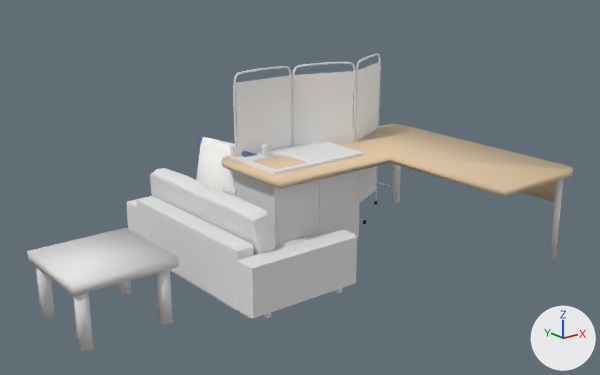
Before and after pictures for a commit that changed the FBX model ECOE sim/Assets/Art/Environment/Furniture_Large/Furniture_Large.fbx.
Camera for both pictures: a camera (50 mm lens) standing at (-3.88, -5.75, 2.7) and looking at (0.41, -0.38, 0.56). Lighting does not change. The marker at lower right points along +X, +Y and +Z. The picture after the commit comes second. The same objects are shown in both versions, whatever each file hides. Where no turn or scale is listed for an object, it has been applied to the vertices. Vertices at exactly the same position are counted once.

The older version as bpy lines, for what is in view:
```python
ob_bincircular = bpy.data.objects.new('BinCircular', me_circle_009)
ob_bincircular.location = (0.0, 0.0, 0.0)
ob_desktopclinic = bpy.data.objects.new('DesktopClinic', me_desktop_001)
ob_desktopclinic.location = (0.0, 0.0, 0.0)
ob_privacyscreen = bpy.data.objects.new('PrivacyScreen', me_cube_001)
ob_privacyscreen.location = (0.0, 0.0, 0.0)
ob_sink = bpy.data.objects.new('Sink', me_cube_021)
ob_sink.location = (0.0, 0.0, 0.0)
ob_smalltable = bpy.data.objects.new('SmallTable', me_cube_045)
ob_smalltable.location = (0.0, 0.0, 0.0)
ob_sofa = bpy.data.objects.new('Sofa', me_cube_164)
ob_sofa.location = (0.0, 0.0, 0.0)
ob_stretcher = bpy.data.objects.new('Stretcher ', me_cube)
ob_stretcher.location = (0.0, 0.0, 0.0)
```
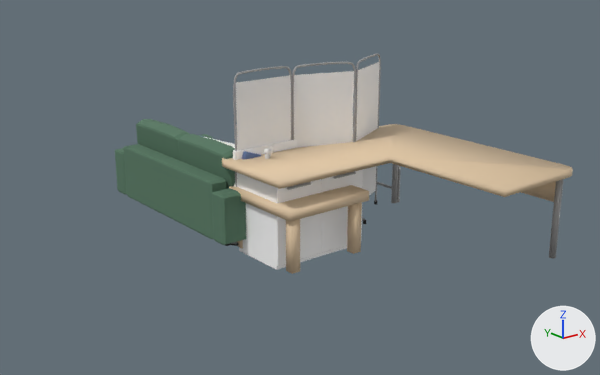
What differs and where, as boxes (x1, y1, x2, y2) in the pictures (600 x 375 px):
'Sofa', recoloured, moved: before (126, 168, 357, 319); after (115, 119, 246, 245)
'SmallTable', recoloured, moved: before (27, 228, 178, 352); after (229, 185, 369, 274)
'Sink', recoloured, moved: before (230, 138, 364, 245); after (233, 140, 363, 270)
'Stretcher ', recoloured: (201, 136, 401, 202) in both
'BinCircular', recoloured: (222, 188, 237, 246) in both

Edits to the bpy script that builds the scene:
```text
Change mat_m_metal_brushed:
    mat_m_metal_brushed.base_color: (0.8, 0.8, 0.8) -> (0.352, 0.352, 0.352)  # white #e7e7e7 -> grey #a0a0a0
Add mat_m_sofa_cloth:
    mat_m_sofa_cloth = principled_material('M_Sofa_Cloth')
    mat_m_sofa_cloth.base_color = (0.096, 0.191, 0.124)  # dark green #577963
    mat_m_sofa_cloth.roughness = 1.0
Change me_cube_021:
    used by ob_sink; location = (0.0, 0.0, 0.0)
    remove me_cube_021.from_pydata(...)  # 705 vertices, 692 faces; spans x -0.02..0.96, y -0.6..0.05, z 0.0..1.97
    add me_cube_021.from_pydata(...)  # 705 vertices, 692 faces; spans x -0.01..0.97, y -0.63..0.02, z -0.04..1.94
    me_cube_021 part 1: the whole mesh is moved by (0.01, -0.03, -0.04)
Change me_cube_164:
    used by ob_sofa; location = (0.0, 0.0, 0.0)
    remove me_cube_164.from_pydata(...)  # 688 vertices, 392 faces; spans x -0.56..0.54, y -1.01..1.0, z -0.26..0.61
    add me_cube_164.from_pydata(...)  # 688 vertices, 392 faces; spans x -0.22..0.88, y -0.14..1.87, z 0.0..0.87
    me_cube_164 part 3: the whole mesh is moved by (0.34, 0.87, 0.26)
    add me_cube_164.materials.append(mat_m_sofa_cloth)  # dark green #577963
Change me_cube_045:
    used by ob_smalltable; location = (0.0, 0.0, 0.0)
    remove me_cube_045.from_pydata(...)  # 40 vertices, 30 faces; spans x -1.735..-0.87, y -0.466..0.387, z -0.29..0.262
    add me_cube_045.from_pydata(...)  # 40 vertices, 30 faces; spans x -0.044..0.821, y -0.82..0.033, z 0.0..0.552
    me_cube_045 part 2: the whole mesh is moved by (1.691, -0.354, 0.29)
    add me_cube_045.materials.append(mat_m_wood_desk)  # beige #e3c9a6
```
